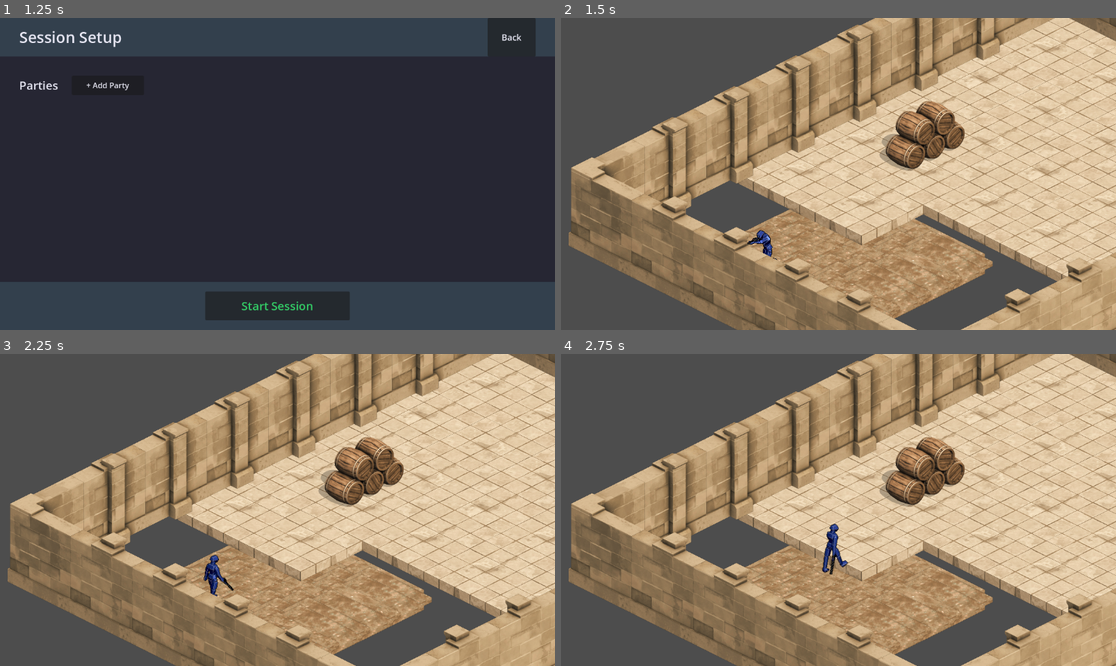
Above: before the commit, frames 1-4 (two rows, left to right).
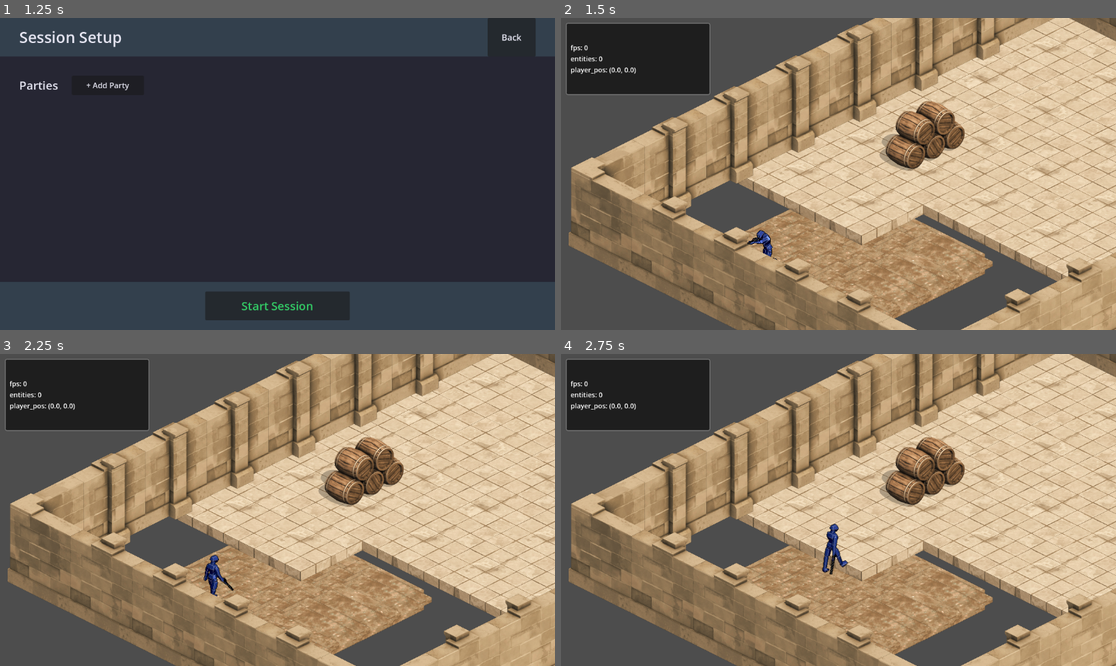
Above: after the commit, the same moments.

Repository: iolmstead23/robots-zombies-ghosts
Game: Godot game, scene res://UI/MainMenu.tscn
Same seed, same stepped clock (60 frames per second), same inputs: the game is played once before the commit and once after it.
Inputs (mouse positions are in pixels of both pictures, inside the frame that each line leads up to):
- Up to frame 1 (1.25 s): click "New Session" at 0.5 s
- Up to frame 2 (1.5 s): click "Start Session" at 1.25 s
- Up to frame 3 (2.25 s): tap Enter (ui_accept) at 2 s; move the mouse to (399, 494) at 2.02 s; hold Right (ui_right) from 2.03 s (still down); click (399, 494) at 2.17 s
- Up to frame 4 (2.75 s): keep holding Right (ui_right); tap Enter (ui_accept) at 2.27 s

Frame 1 is identical in both runs. In frame 2, 5.9% of the frame differs, in the area x 0-27%, y 1-25%; in frame 3, 5.9%; in frame 4, 5.9%.

Commit message:
ui overlay box toggle

Diff:
--- /dev/null
+++ b/Scripts/SessionController.gd
@@ -0,0 +1,41 @@
+extends Node
+
+# Signal API for debug UI updates
+signal debug_info_updated(key: String, value: Variant)
+signal debug_visibility_changed(visible: bool)
+
+# Debug state
+var debug_visible: bool = true
+var debug_data: Dictionary = {}
+
+func _ready():
+	# Initialize debug data with default values
+	debug_data = {
+		"fps": 0,
+		"entities": 0,
+		"player_pos": Vector2.ZERO
+	}
+
+func _input(event):
+	if event.is_action_pressed("toggle_debug"):
+		toggle_debug_visibility()
+
+# Public API for toggling debug UI visibility
+func toggle_debug_visibility():
+	debug_visible = !debug_visible
+	debug_visibility_changed.emit(debug_visible)
+
+func set_debug_visibility(visible: bool):
+	debug_visible = visible
+	debug_visibility_changed.emit(debug_visible)
+
+# Public API for updating debug information
+func update_debug_info(key: String, value: Variant):
+	debug_data[key] = value
+	debug_info_updated.emit(key, value)
+
+func get_debug_info(key: String) -> Variant:
+	return debug_data.get(key, null)
+
+func get_all_debug_info() -> Dictionary:
+	return debug_data.duplicate()
--- /dev/null
+++ b/UI/DebugUI.gd
@@ -0,0 +1,32 @@
+extends CanvasLayer
+
+# Reference to UI elements
+@onready var control: Control = $Control
+@onready var label: Label = $Control/Panel/MarginContainer/Label
+
+func _ready():
+	# Connect to SessionController signals
+	SessionController.debug_visibility_changed.connect(_on_debug_visibility_changed)
+	SessionController.debug_info_updated.connect(_on_debug_info_updated)
+
+	# Initialize visibility
+	visible = SessionController.debug_visible
+
+	# Initialize with current debug data
+	_update_display()
+
+func _on_debug_visibility_changed(should_be_visible: bool):
+	visible = should_be_visible
+
+func _on_debug_info_updated(_key: String, _value: Variant):
+	_update_display()
+
+func _update_display():
+	var debug_data = SessionController.get_all_debug_info()
+	var text = ""
+
+	for key in debug_data:
+		var value = debug_data[key]
+		text += "%s: %s\n" % [key, str(value)]
+
+	label.text = text.strip_edges()
--- /dev/null
+++ b/UI/DebugUI.tscn
@@ -0,0 +1,60 @@
+[gd_scene load_steps=3 format=4 uid="uid://c2vx8tnb1yqvw"]
+
+[ext_resource type="Script" path="res://UI/DebugUI.gd" id="1_1"]
+
+[sub_resource type="StyleBoxFlat" id="StyleBoxFlat_1"]
+bg_color = Color(0, 0, 0, 0.6)
+border_width_left = 2
+border_width_top = 2
+border_width_right = 2
+border_width_bottom = 2
+border_color = Color(0.5, 0.5, 0.5, 0.8)
+corner_radius_top_left = 4
+corner_radius_top_right = 4
+corner_radius_bottom_right = 4
+corner_radius_bottom_left = 4
+
+[node name="DebugUI" type="CanvasLayer"]
+script = ExtResource("1_1")
+
+[node name="Control" type="Control" parent="."]
+layout_mode = 3
+anchors_preset = 1
+anchor_left = 0.0
+anchor_top = 0.0
+anchor_right = 0.0
+anchor_bottom = 0.0
+offset_left = 10.0
+offset_top = 10.0
+offset_right = 310.0
+offset_bottom = 160.0
+grow_horizontal = 1
+grow_vertical = 1
+
+[node name="Panel" type="Panel" parent="Control"]
+layout_mode = 1
+anchors_preset = 15
+anchor_right = 1.0
+anchor_bottom = 1.0
+grow_horizontal = 2
+grow_vertical = 2
+theme_override_styles/panel = SubResource("StyleBoxFlat_1")
+
+[node name="MarginContainer" type="MarginContainer" parent="Control/Panel"]
+layout_mode = 1
+anchors_preset = 15
+anchor_right = 1.0
+anchor_bottom = 1.0
+grow_horizontal = 2
+grow_vertical = 2
+theme_override_constants/margin_left = 10
+theme_override_constants/margin_top = 10
+theme_override_constants/margin_right = 10
+theme_override_constants/margin_bottom = 10
+
+[node name="Label" type="Label" parent="Control/Panel/MarginContainer"]
+layout_mode = 2
+theme_override_colors/font_color = Color(1, 1, 1, 1)
+theme_override_font_sizes/font_size = 14
+text = "Debug Info"
+vertical_alignment = 1
--- a/main.tscn
+++ b/main.tscn
@@ -1,10 +1,11 @@
-[gd_scene load_steps=9 format=4 uid="uid://c0ainp474es8e"]
+[gd_scene load_steps=10 format=4 uid="uid://c0ainp474es8e"]
 
 [ext_resource type="PackedScene" path="res://Robot/Player.tscn" id="1_0xm2m"]
 [ext_resource type="PackedScene" uid="uid://c0ajtsn61q85p" path="res://Environment/Terrain/Dirt/dirt.tscn" id="2_h2yge"]
 [ext_resource type="PackedScene" uid="uid://bhvhc1f11qh4e" path="res://Environment/Terrain/Stone/stone.tscn" id="3_1bvp3"]
 [ext_resource type="PackedScene" uid="uid://bmdgbb7lsxnxm" path="res://Environment/Dungeon Objects/Breakable/barrels.tscn" id="4_1bvp3"]
 [ext_resource type="Texture2D" uid="uid://dq3cucr1dt6m3" path="res://Environment/Walls/Stone/stone_wall.png" id="5_lquwl"]
+[ext_resource type="PackedScene" uid="uid://c2vx8tnb1yqvw" path="res://UI/DebugUI.tscn" id="6_debugui"]
 
 [sub_resource type="NavigationPolygon" id="NavigationPolygon_lquwl"]
 vertices = PackedVector2Array(607.03906, -498.78906, 1229.8672, -187.85938, 342.14063, 268.6797, 415.28125, -250.79688, …(559 unchanged characters)…
@@ -1319,5 +1320,7 @@
 
 [node name="NavigationObstacle2D" type="NavigationObstacle2D" parent="NavigationRegion2D/Walls"]
 
+[node name="DebugUI" parent="." instance=ExtResource("6_debugui")]
+
 [editable path="Robot Player"]
 [editable path="NavigationRegion2D/Barrels"]
--- a/project.godot
+++ b/project.godot
@@ -18,3 +18,12 @@
 [autoload]
 
 SessionData="*res://Scripts/SessionData.gd"
+SessionController="*res://Scripts/SessionController.gd"
+
+[input]
+
+toggle_debug={
+"deadzone": 0.5,
+"events": [Object(InputEventKey,"resource_local_to_scene":false,"resource_name":"","device":-1,"window_id":0,"alt_pressed":false,"shift_pressed":false,"ctrl_pressed":false,"meta_pressed":false,"pressed":false,"keycode":0,"physical_keycode":96,"key_label":0,"unicode":96,"location":0,"echo":false,"script":null)
+]
+}
Not shown, added: Scripts/SessionController.gd.uid
Not shown, added: UI/DebugUI.gd.uid
